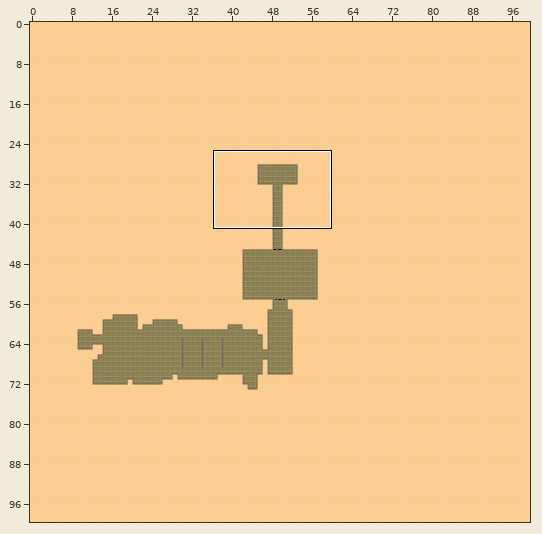
One commit to this Tiled map: resources/maps/level0.tmx. The picture above shows the old version from afar; the outline marks the close-up.
Close-up. Old version:
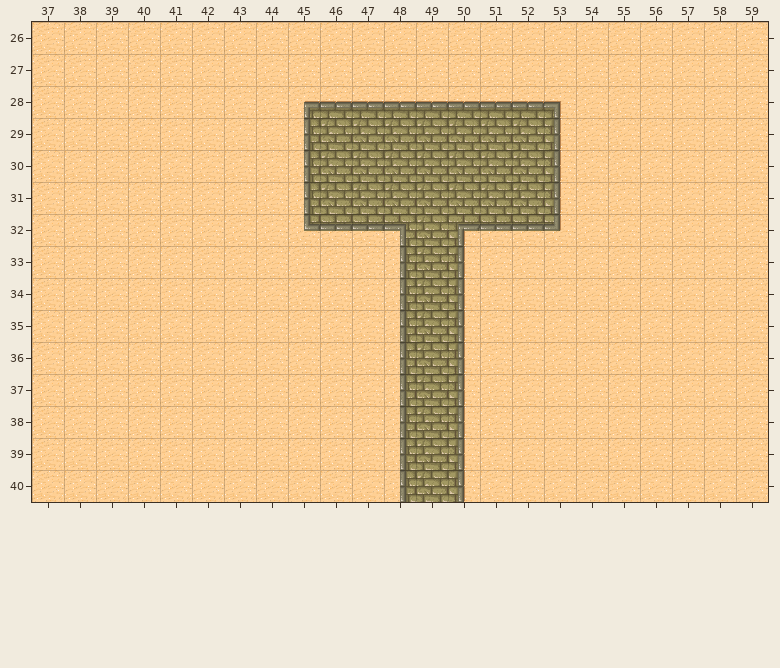
Cells are 32x32 px. Shown: x 37..59, y 26..40.
New version:
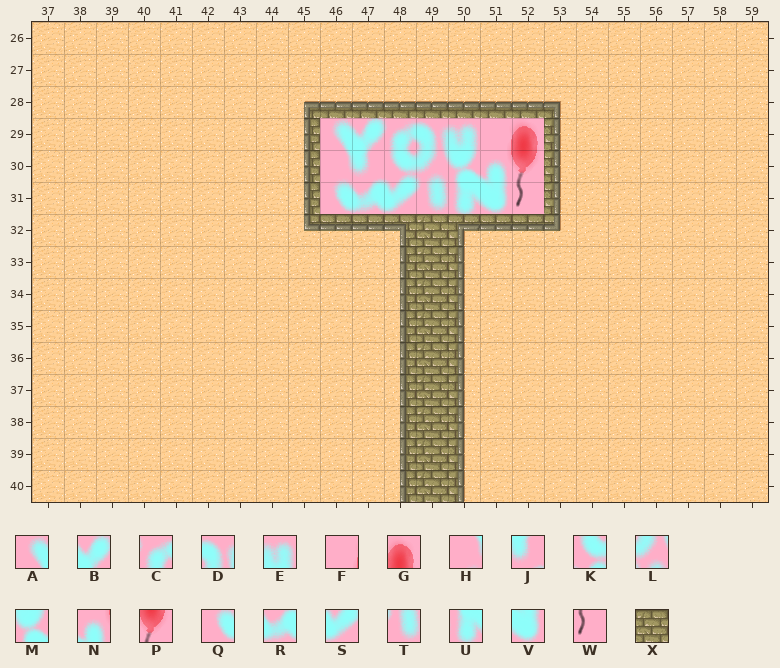
Key: from "Win Screen": A 0, B 1, C 2, D 3, E 4, F 5, G 6, H 7, J 8, K 9, L 10, M 11, N 12, P 13, Q 14, R 15, S 16, T 17, U 18, V 19, W 20; from "tmw_desert_spacing": X 12.
_ is an empty cell.
Commit: Added a win screen
Edits made:
Layer "Floor":
y 29: x 46..52 XXXXXXX -> ABCDEFG
y 30: x 46..52 XXXXXXX -> HJKLMNP
y 31: x 46..52 XXXXXXX -> QRSTUVW
